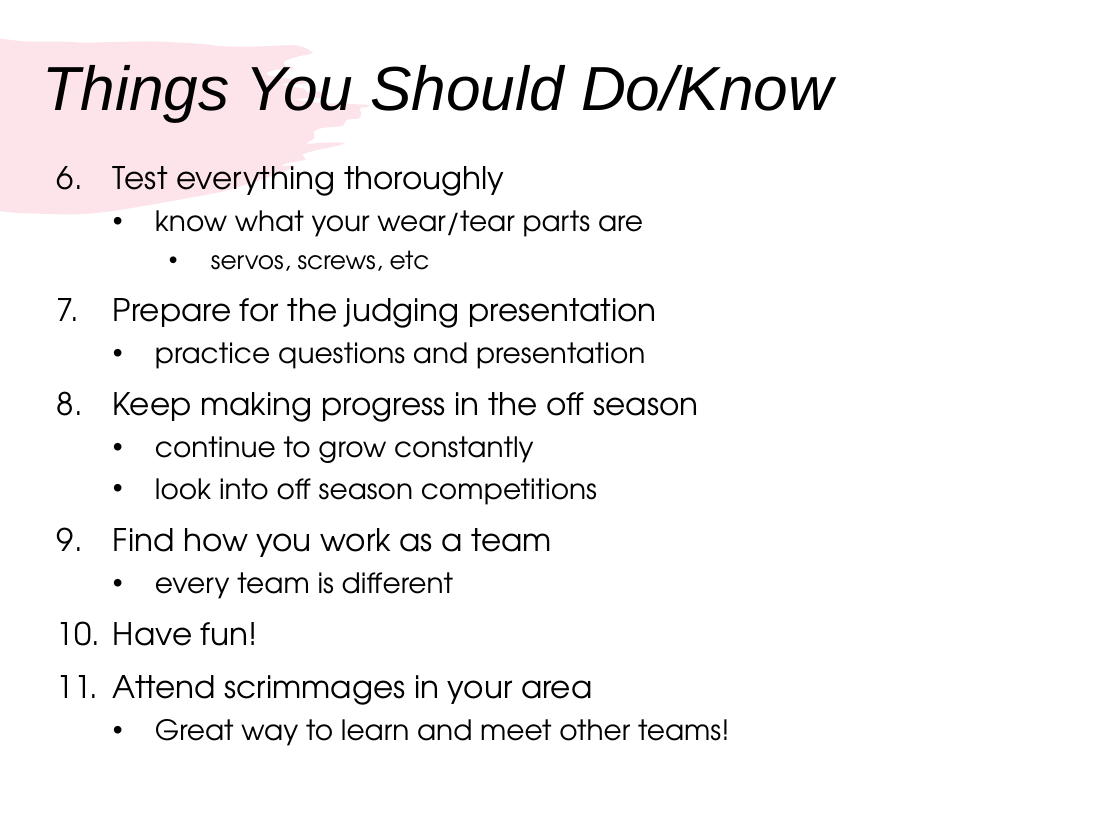
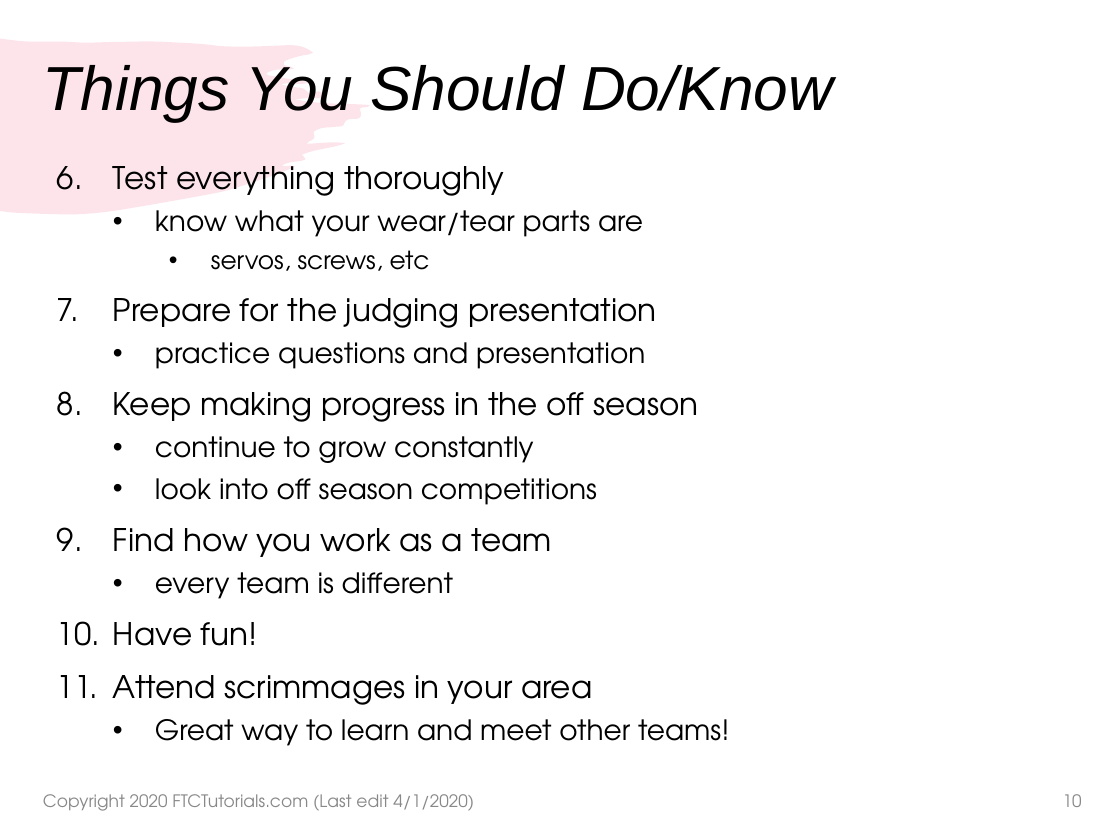
Before and after one commit to droidsrobotics/FTC-Tutorials, a slide deck: slide 10 of translations/en-us/TeamManagement/RookieTips.pptx. Drawn at 1120x840 pixels with LibreOffice and Linux fonts; fonts in the diff are those of the drawing. Boxes give left, top, right and bottom in pixels: in the first picture for what was removed or moved away, otherwise in the second. Text is boxed around its words. In the diff, an @@ line names an element or a change of style, - is before the commit and + after.

```diff
--- a/translations/en-us/TeamManagement/RookieTips.pptx
+++ b/translations/en-us/TeamManagement/RookieTips.pptx
@@ text added at (43, 794, 474, 811), 11 pt, text #888888 @@
+Copyright 2020 FTCTutorials.com (Last edit 4/1/2020)
@@ page number added at (1063, 794, 1082, 807), 11 pt, text #888888 @@
+10
```
Also in this commit, not shown: 9 other slides changed, 27 other files.
